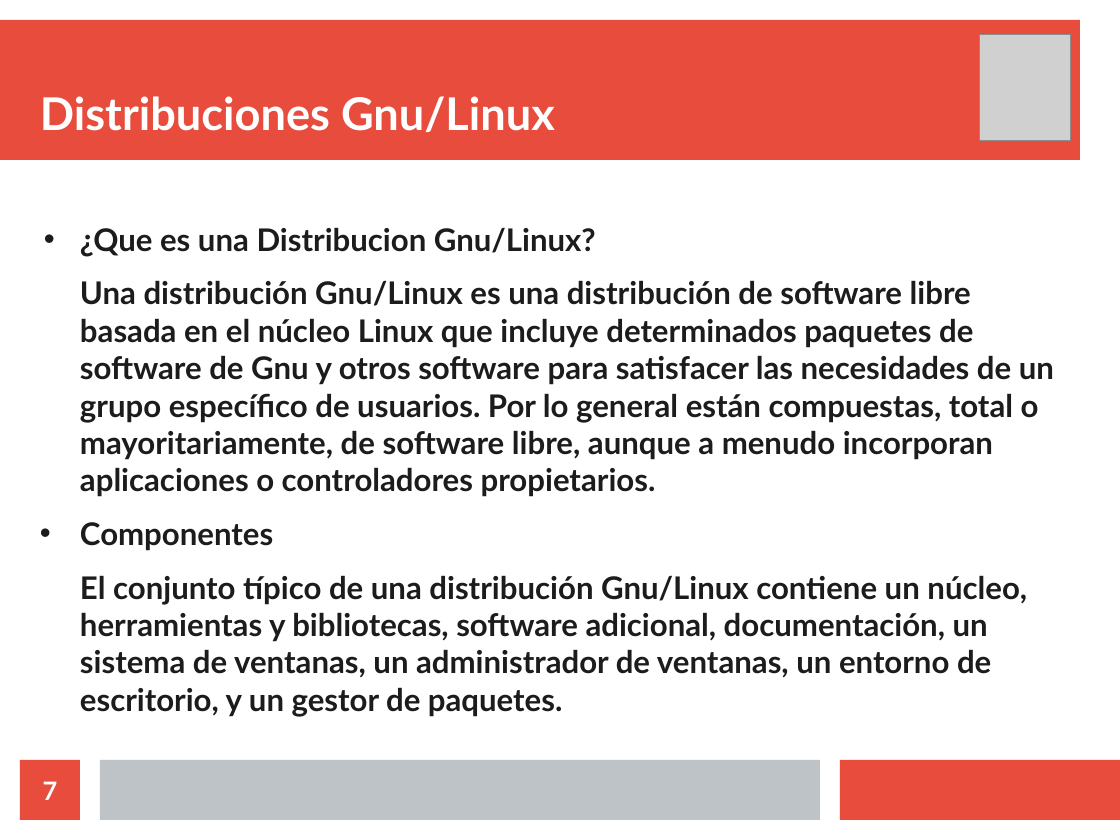
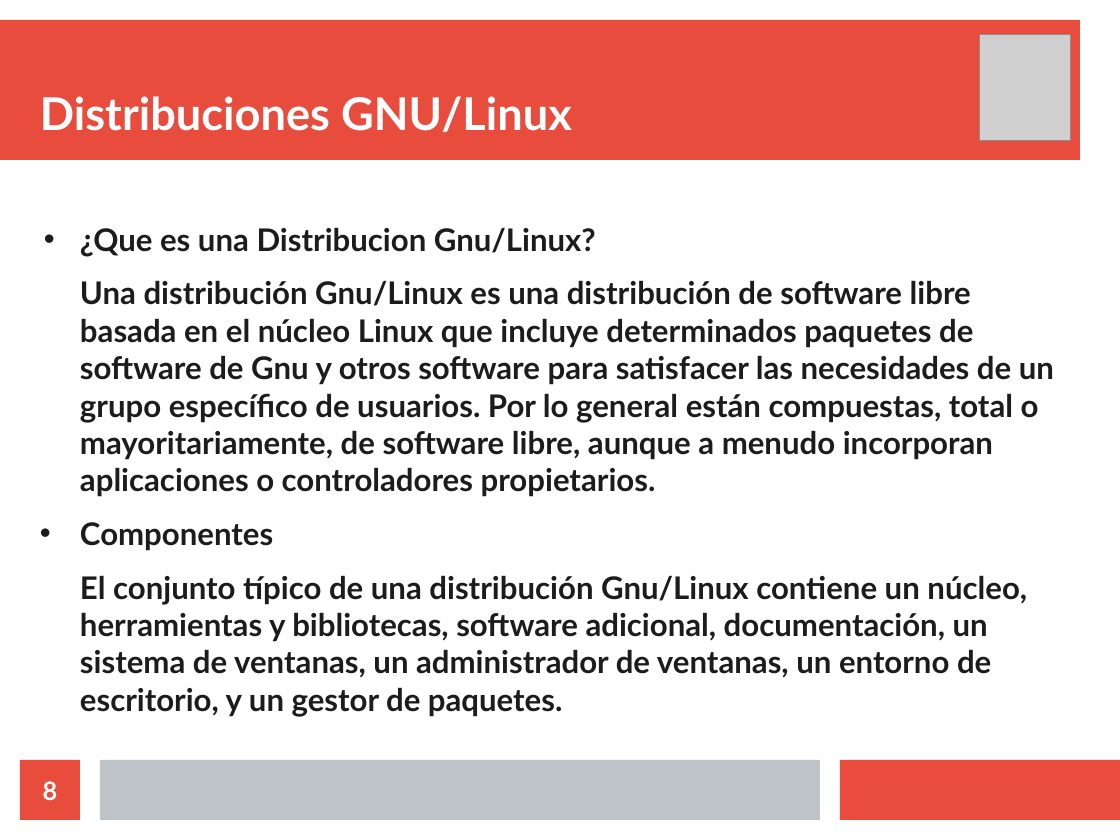
Before and after one commit to gacsnic/exposicion-software-libre, a slide deck: slide 8 of sotfwarelibre.odp (slide 7 before the commit). Drawn at 1120x840 pixels with LibreOffice and Linux fonts; fonts in the diff are those of the drawing; grey boxes stand for pictures. Boxes give left, top, right and bottom in pixels: in the first picture for what was removed or moved away, otherwise in the second. Text is boxed around its words. In the diff, an @@ line names an element or a change of style, - is before the commit and + after.

```diff
--- a/sotfwarelibre.odp
+++ b/sotfwarelibre.odp
@@ title at bbox=[40, 96, 572, 132]: text changed @@
-Distribuciones Gnu/Linux
+Distribuciones GNU/Linux
@@ page number at bbox=[43, 781, 58, 800]: text changed @@
-7
+8
```
Also in this commit, not shown: 6 other slides changed, 1 slide added, 3 other files.
